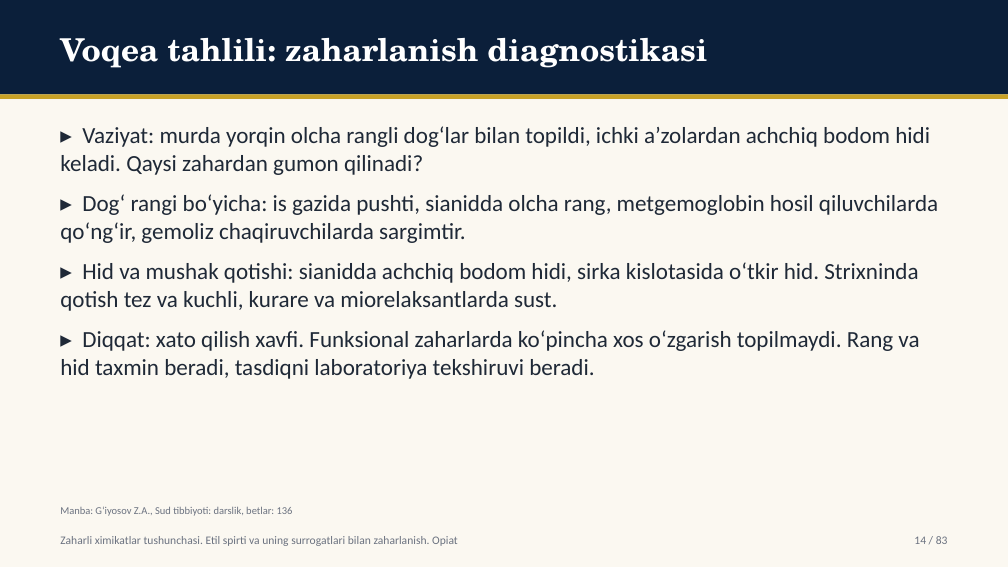
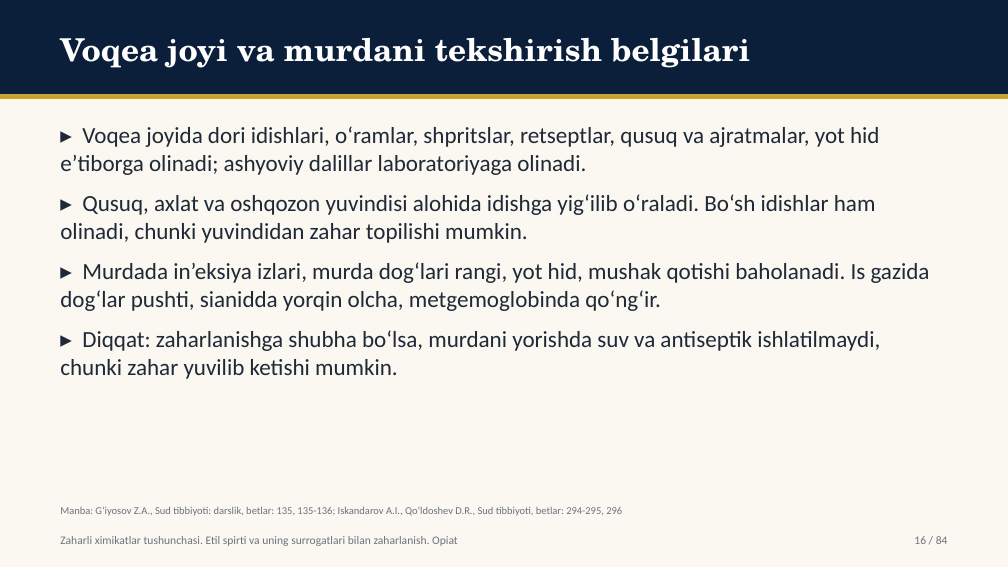
Before and after one commit to davlatsudekspert/forensic-expert, a slide deck: slide 16 of out/ktp26-u-29.pptx (slide 14 before the commit). Drawn at 1008x567 pixels with LibreOffice and Linux fonts; fonts in the diff are those of the drawing. Boxes give left, top, right and bottom in pixels: in the first picture for what was removed or moved away, otherwise in the second. Text is boxed around its words. In the diff, an @@ line names an element or a change of style, - is before the commit and + after.

```diff
--- a/out/ktp26-u-29.pptx
+++ b/out/ktp26-u-29.pptx
@@ text at box(60, 38, 750, 68): text changed @@
-Voqea tahlili: zaharlanish diagnostikasi
+Voqea joyi va murdani tekshirish belgilari
@@ text at box(60, 126, 930, 379): text changed @@
-▸ Vaziyat: murda yorqin olcha rangli dog‘lar bilan topildi, ichki a’zolardan achchiq bodom hidi keladi. Qaysi zahardan gumon qilinadi?
-▸ Dog‘ rangi bo‘yicha: is gazida pushti, sianidda olcha rang, metgemoglobin hosil qiluvchilarda qo‘ng‘ir, gemoliz chaqiruvchilarda sargimtir.
-▸ Hid va mushak qotishi: sianidda achchiq bodom hidi, sirka kislotasida o‘tkir hid. Strixninda qotish tez va kuchli, kurare va miorelaksantlarda sust.
-▸ Diqqat: xato qilish xavfi. Funksional zaharlarda ko‘pincha xos o‘zgarish topilmaydi. Rang va hid taxmin beradi, tasdiqni laboratoriya tekshiruvi beradi.
+▸ Voqea joyida dori idishlari, o‘ramlar, shpritslar, retseptlar, qusuq va ajratmalar, yot hid e’tiborga olinadi; ashyoviy dalillar laboratoriyaga olinadi.
+▸ Qusuq, axlat va oshqozon yuvindisi alohida idishga yig‘ilib o‘raladi. Bo‘sh idishlar ham olinadi, chunki yuvindidan zahar topilishi mumkin.
+▸ Murdada in’eksiya izlari, murda dog‘lari rangi, yot hid, mushak qotishi baholanadi. Is gazida dog‘lar pushti, sianidda yorqin olcha, metgemoglobinda qo‘ng‘ir.
+▸ Diqqat: zaharlanishga shubha bo‘lsa, murdani yorishda suv va antiseptik ishlatilmaydi, chunki zahar yuvilib ketishi mumkin.
@@ text at box(60, 506, 622, 516): text changed @@
-Manba: G‘iyosov Z.A., Sud tibbiyoti: darslik, betlar: 136
+Manba: G‘iyosov Z.A., Sud tibbiyoti: darslik, betlar: 135, 135-136; Iskandarov A.I., Qo‘ldoshev D.R., Sud tibbiyoti, betlar: 294-295, 296
@@ text at box(914, 536, 948, 544): text changed @@
-14 / 83
+16 / 84
```
Also in this commit, not shown: 58 other slides changed, 23 slides added, 22 slides removed, 32 other files.
